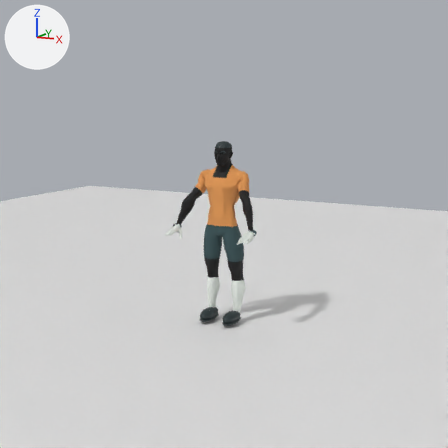
One commit to the Blender file assets/characters/keeper-prototype.blend: the scene before it, then after it.
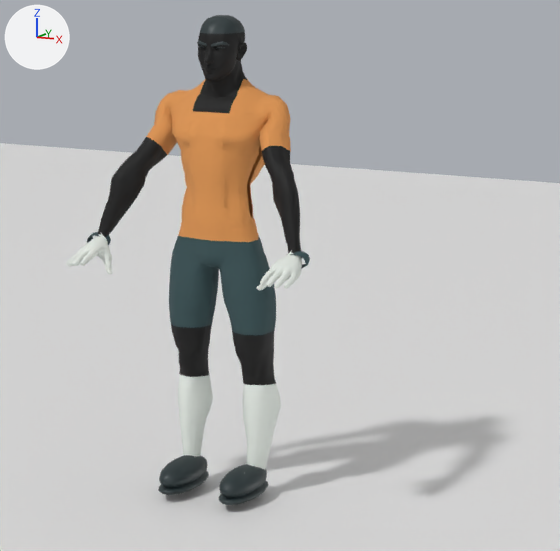
There are two pictures of each version: one from the file's camera 'Studio Camera', one close up on the part from 31% to 78% of the width and 30% to 77% of the height. The lights are fixed; the arrows at upper left show +X, +Y and +Z. The older version's two pictures come first.

Objects in the first close-up: 'Studio Ground', 'SuperHero_Male'.
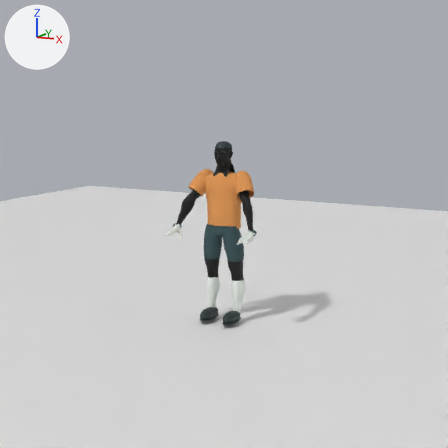
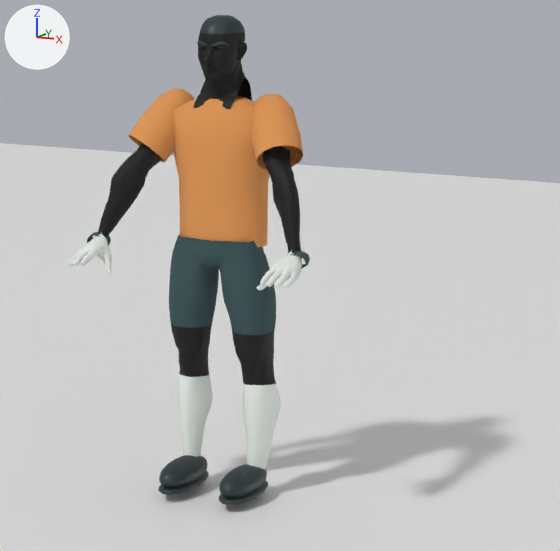
Patch to the scene script:
```diff
--- a/assets/characters/keeper-prototype.blend.py
+++ b/assets/characters/keeper-prototype.blend.py
@@ me_sphere_005_retopology_004 @@
 # used by ob_superhero_male; location = (0.0, 0.0, 0.0)
-me_sphere_005_retopology_004.from_pydata(...)  # 10102 vertices, 16246 faces; spans x -0.44..0.44, y -0.42..0.11, z 0.0..1.76
+me_sphere_005_retopology_004.from_pydata(...)  # 8700 vertices, 13874 faces; spans x -0.44..0.44, y -0.42..0.11, z 0.0..1.76
+# me_sphere_005_retopology_004 part 1: 2 vertices moved within x -0.24..0.24, y -0.11, z 1.32; 1402 vertices removed from x -0.29..0.29, y -0.14..0.1, z 0.96..1.53
 me_sphere_005_retopology_004.materials.append(mat_skin_001)
-me_sphere_005_retopology_004.materials.append(mat_kit)  # orange #da9350
 me_sphere_005_retopology_004.materials.append(mat_shorts)
@@ me_keeperjersey @@
+me_keeperjersey.from_pydata(...)  # 384 vertices, 314 faces; spans x -0.345..0.345, y -0.16..0.12, z 0.935..1.487
+me_keeperjersey.polygons.foreach_set('use_smooth', [True] * 314)
+me_keeperjersey.materials.append(mat_kit)  # orange #da9350
@@ ob_keeperjersey @@
+ob_keeperjersey = bpy.data.objects.new('KeeperJersey', me_keeperjersey)
+ob_keeperjersey.location = (0.0, 0.0, 0.0)
```

Pixel boxes (x1, y1, x2, y2) of what changed, in the close-ups (560 x 551 px):
'KeeperJersey', added (orange)
    after: (128, 89, 303, 247)
part 1 of me_sphere_005_retopology_004, reshaped (mostly hidden afterwards)
    before: (142, 79, 291, 242)
    after: (144, 144, 272, 154)
